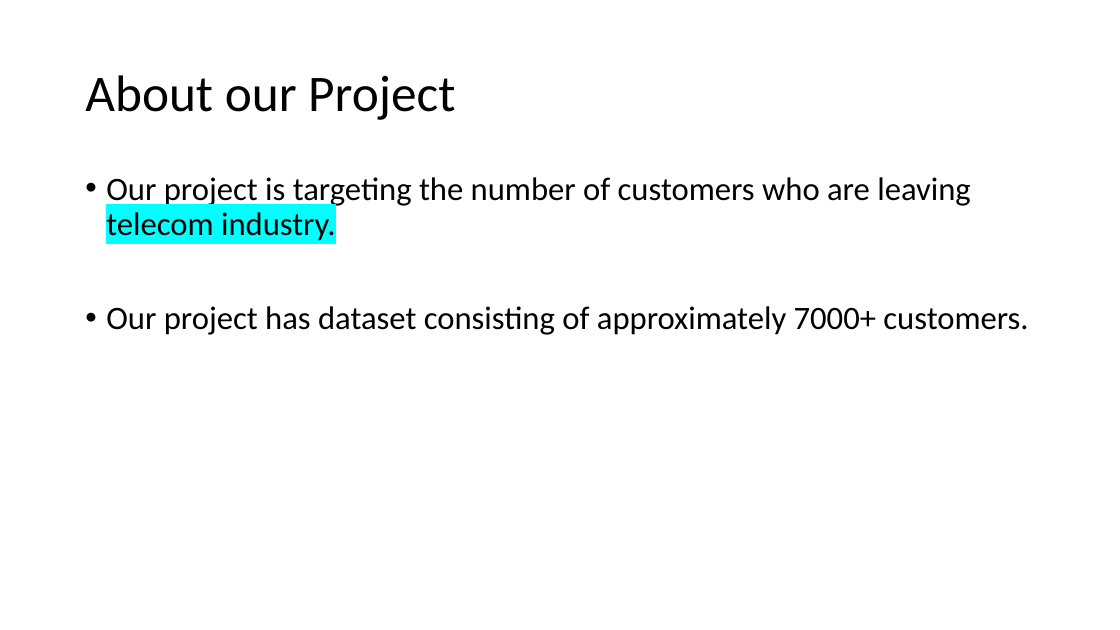
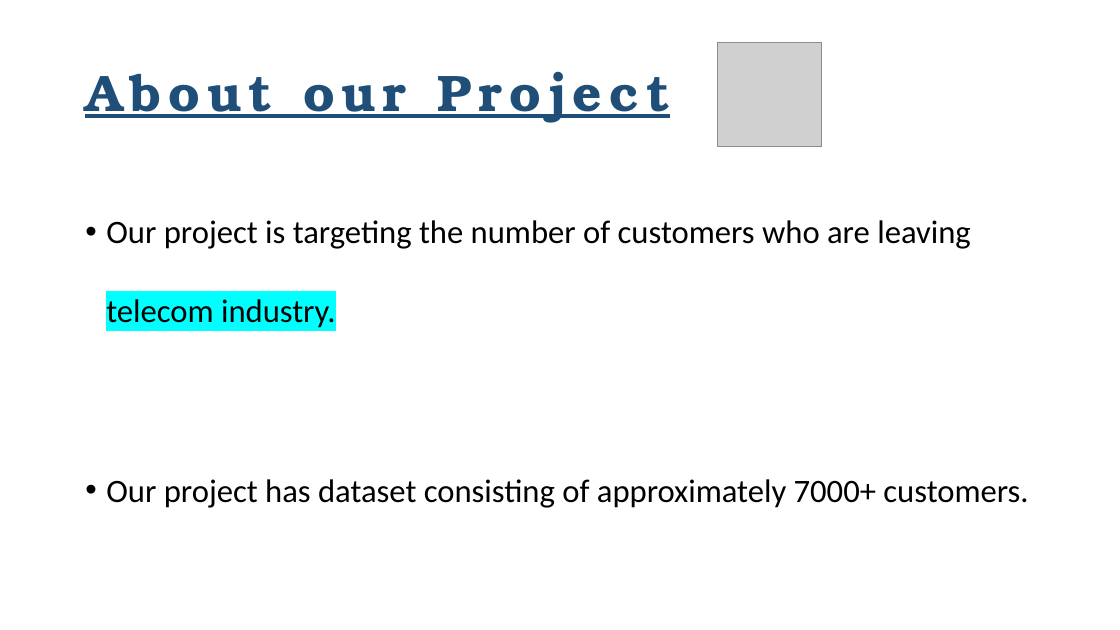
Before and after one commit to Mohamed-Maaz-Rehan/Telecom-Churn-Prediction, a slide deck: slide 4 of STEP (Churning).pptx. Drawn at 1120x630 pixels with LibreOffice and Linux fonts; fonts in the diff are those of the drawing; grey boxes stand for pictures. Boxes give left, top, right and bottom in pixels: in the first picture for what was removed or moved away, otherwise in the second. Text is boxed around its words. In the diff, an @@ line names an element or a change of style, - is before the commit and + after.

```diff
--- a/STEP (Churning).pptx
+++ b/STEP (Churning).pptx
@@ title "About our Project" at [85, 71, 670, 123]: font Calibri to TeX Gyre Bonum, text colour #000000 to #1F4E79, letter spacing 0 to 6 pt, bold on, underline on @@
@@ picture added at [718, 42, 822, 146] @@
@@ text "Our project is targeting the ..." at [106, 220, 1028, 508]: line spacing 0.9 to 2 @@
```
Also in this commit, not shown: 6 other slides changed, 1 slide removed.
